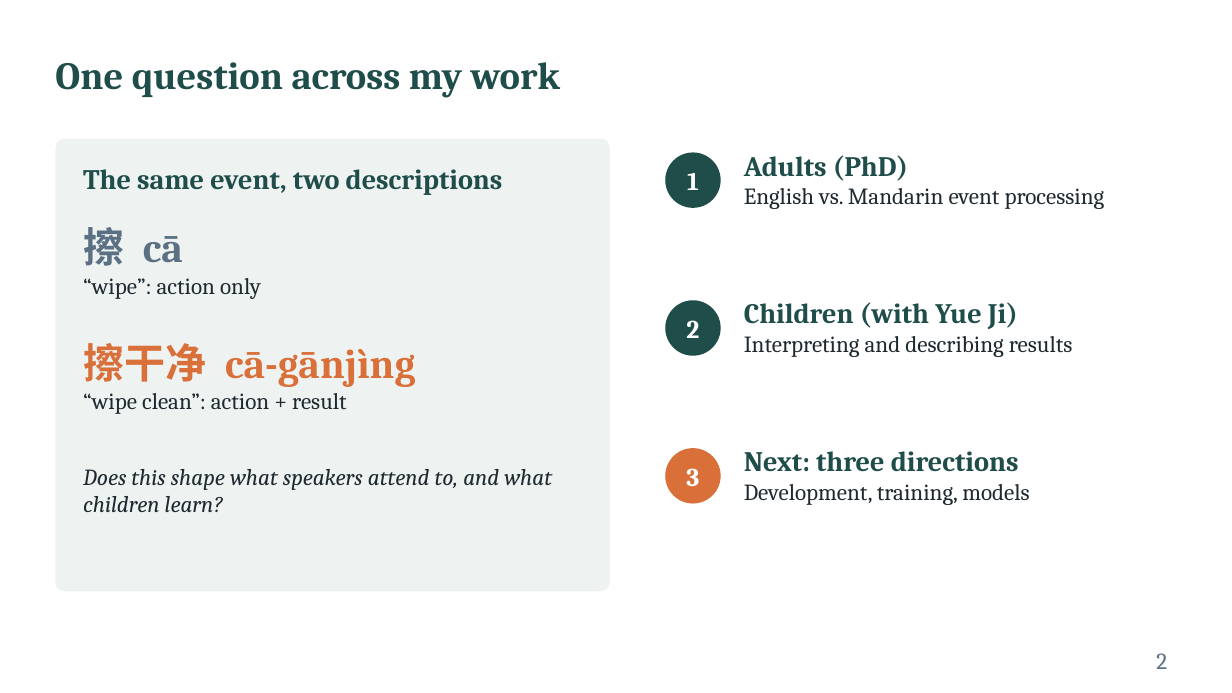
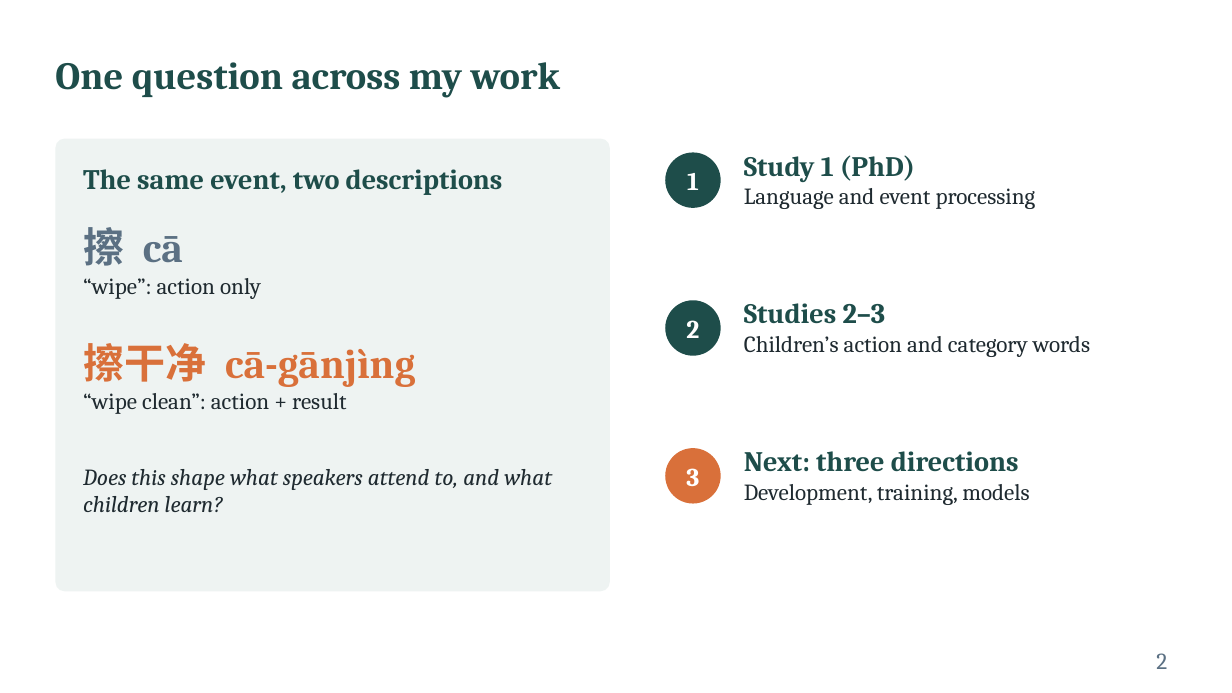
Before and after one commit to xtaoliu/claude, a slide deck: slide 2 of Liu_postdoc_interview_talk.pptx. Drawn at 1232x693 pixels with LibreOffice and Linux fonts; fonts in the diff are those of the drawing. Boxes give left, top, right and bottom in pixels: in the first picture for what was removed or moved away, otherwise in the second. Text is boxed around its words. In the diff, an @@ line names an element or a change of style, - is before the commit and + after.

```diff
--- a/Liu_postdoc_interview_talk.pptx
+++ b/Liu_postdoc_interview_talk.pptx
@@ text at box(744, 155, 1036, 209): text changed @@
-Adults (PhD)
-English vs. Mandarin event processing
+Study 1 (PhD)
+Language and event processing
@@ text at box(744, 303, 1090, 357): text changed @@
-Children (with Yue Ji)
-Interpreting and describing results
+Studies 2–3
+Children’s action and category words
```
Also in this commit, not shown: 2 other slides changed, 1 slide added, 3 slides removed, 1 other file.
